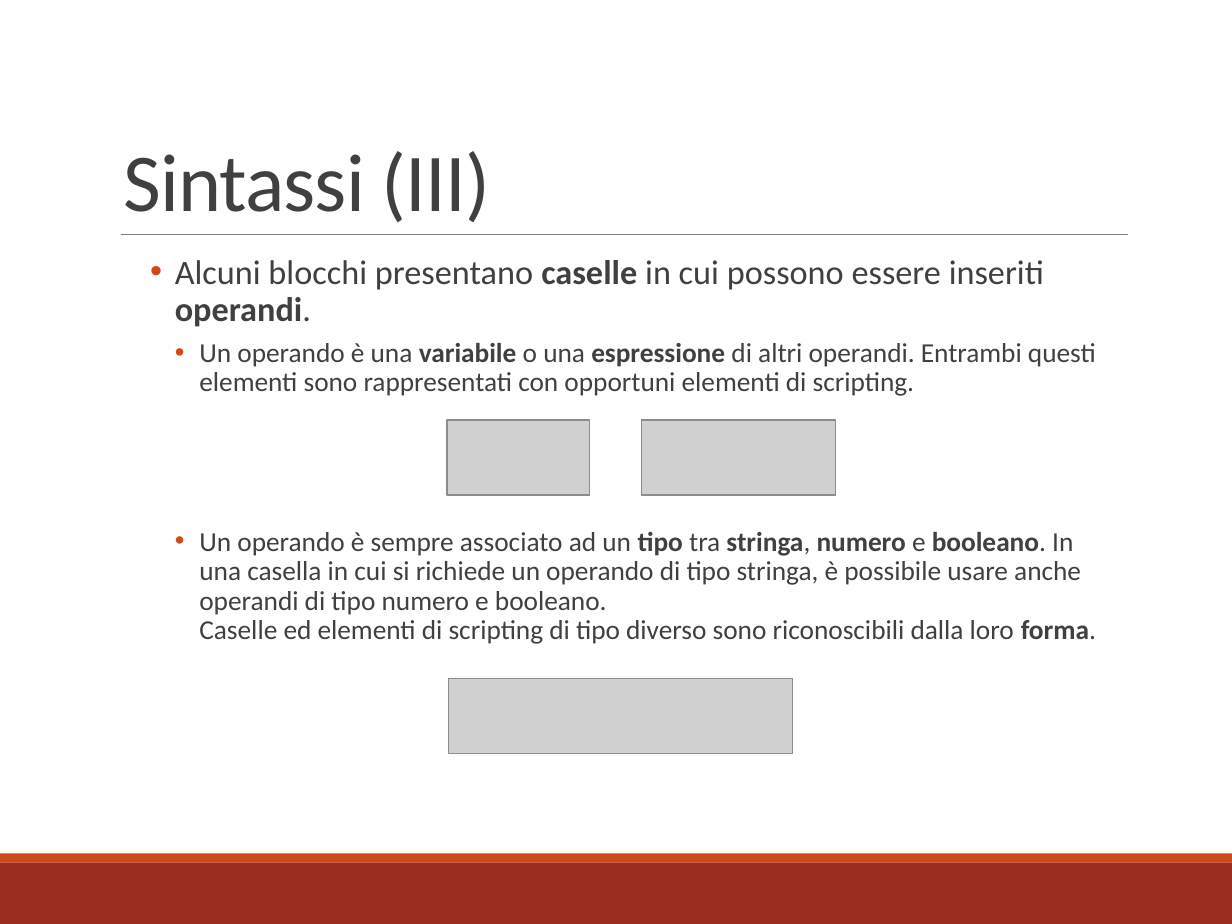
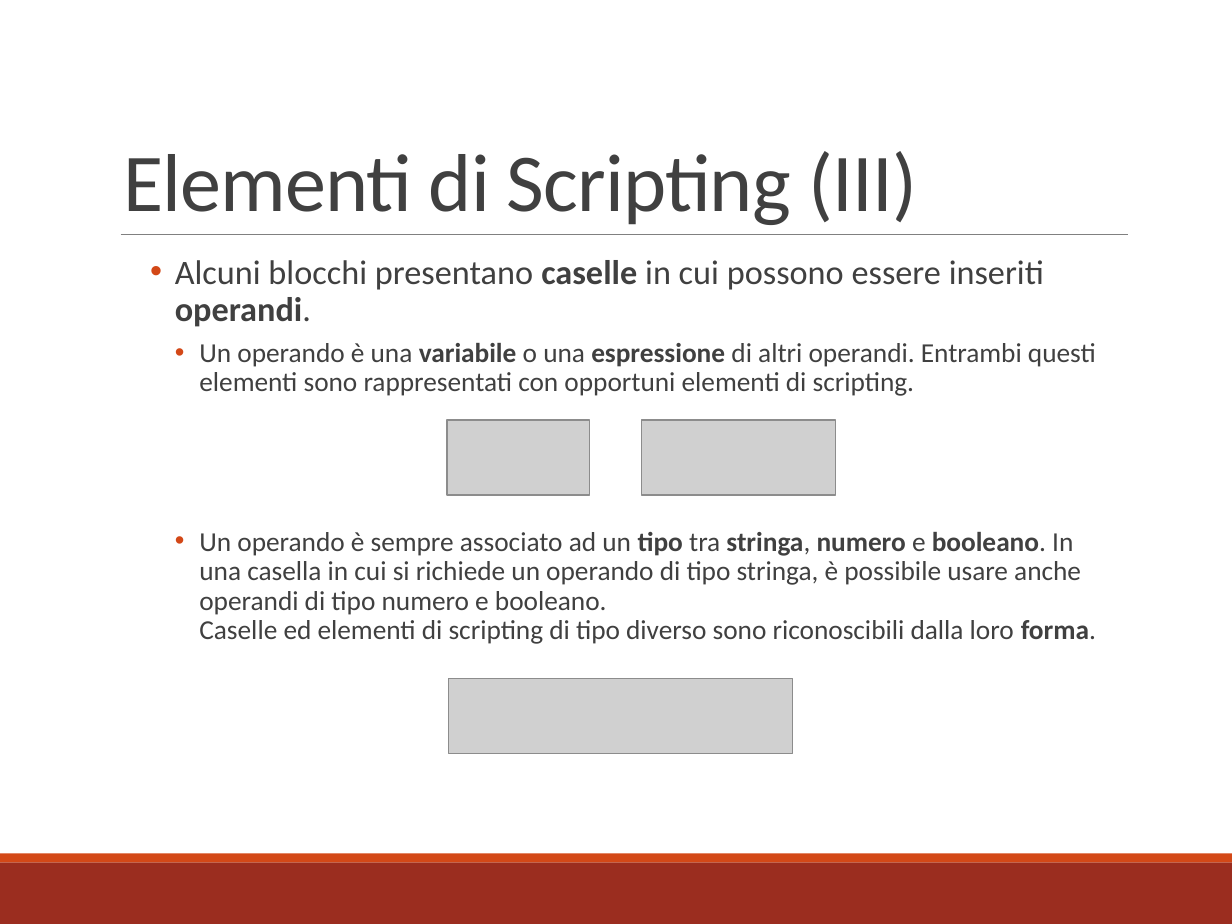
Before and after one commit to mbosc/scartch, a slide deck: slide 7 of Presentazione.pptx. Drawn at 1232x924 pixels with LibreOffice and Linux fonts; fonts in the diff are those of the drawing; grey boxes stand for pictures. Boxes give left, top, right and bottom in pixels: in the first picture for what was removed or moved away, otherwise in the second. Text is boxed around its words. In the diff, an @@ line names an element or a change of style, - is before the commit and + after.

```diff
--- a/Presentazione.pptx
+++ b/Presentazione.pptx
@@ title at [123,151,917,225]: text changed @@
-Sintassi (III)
+Elementi di Scripting (III)
```
Also in this commit, not shown: 13 other slides changed, 1 slide added.
